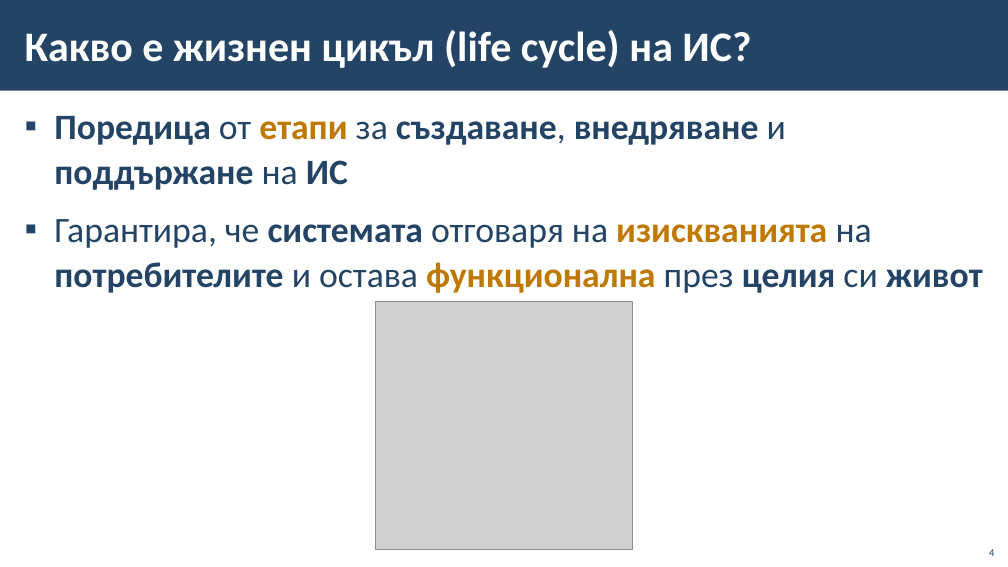
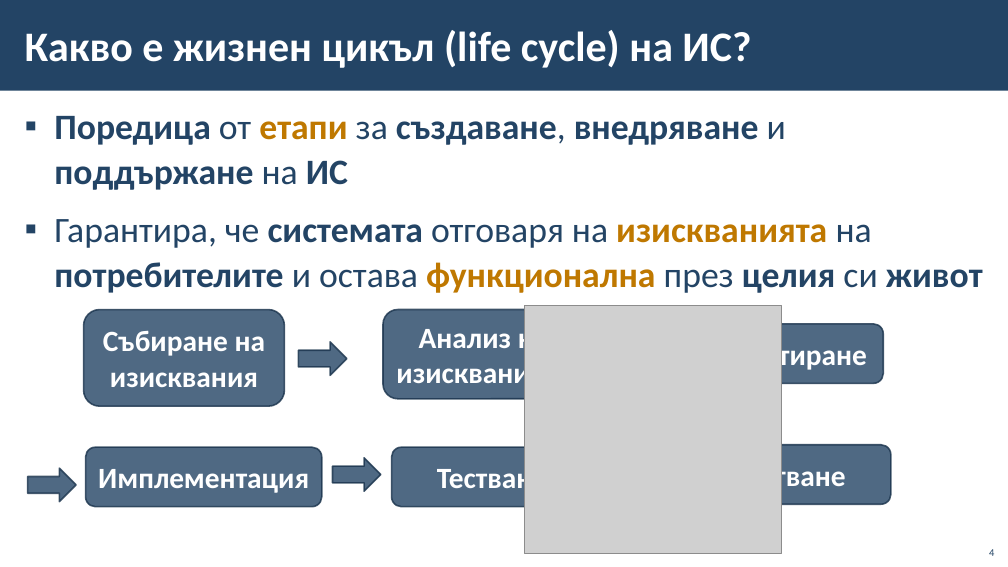
Before and after one commit to BG-IT-Edu/School-Programming, a slide deck: slide 4 of Courses/Software-Sciences/Module-4-Information-Systems-New/09-Life-cycle-of-Information-System/09-Life-cycle-of-Information-System.pptx. Drawn at 1008x567 pixels with LibreOffice and Linux fonts; fonts in the diff are those of the drawing; grey boxes stand for pictures; background and template pictures are left out. Boxes give left, top, right and bottom in pixels: in the first picture for what was removed or moved away, otherwise in the second. Text is boxed around its words. In the diff, an @@ line names an element or a change of style, - is before the commit and + after.

```diff
--- a/Courses/Software-Sciences/Module-4-Information-Systems-New/09-Life-cycle-of-Information-System/09-Life-cycle-of-Information-System.pptx
+++ b/Courses/Software-Sciences/Module-4-Information-Systems-New/09-Life-cycle-of-Information-System/09-Life-cycle-of-Information-System.pptx
@@ rounded rectangle added at (x1=84, y1=309, x2=285, y2=406), fill #234465 at 80% opacity, outline #1A334C 1.5 pt, 28 pt, text #FFFFFF, bold @@
+Събиране на изисквания
@@ rounded rectangle added at (x1=383, y1=309, x2=585, y2=399), fill #234465 at 80% opacity, outline #1A334C 1.5 pt, 28 pt, text #FFFFFF, bold @@
+Анализ на изискванията
@@ picture moved from (x1=375, y1=302, x2=633, y2=550) to (x1=524, y1=306, x2=782, y2=554) @@
@@ rounded rectangle added at (x1=683, y1=324, x2=884, y2=383), fill #234465 at 80% opacity, outline #1A334C 1.5 pt, 28 pt, text #FFFFFF, bold @@
+Проектиране
@@ right arrow added at (x1=299, y1=342, x2=347, y2=375), fill #234465 at 80% opacity, outline #1A334C 1.5 pt @@
@@ rounded rectangle added at (x1=85, y1=448, x2=321, y2=507), fill #234465 at 80% opacity, outline #1A334C 1.5 pt, 28 pt, text #FFFFFF, bold @@
+Имплементация
@@ rounded rectangle added at (x1=392, y1=448, x2=593, y2=507), fill #234465 at 80% opacity, outline #1A334C 1.5 pt, 28 pt, text #FFFFFF, bold @@
+Тестване
@@ rounded rectangle added at (x1=690, y1=445, x2=892, y2=504), fill #234465 at 80% opacity, outline #1A334C 1.5 pt, 28 pt, text #FFFFFF, bold @@
+Тестване
@@ right arrow added at (x1=28, y1=468, x2=76, y2=501), fill #234465 at 80% opacity, outline #1A334C 1.5 pt @@
@@ right arrow added at (x1=333, y1=458, x2=381, y2=492), fill #234465 at 80% opacity, outline #1A334C 1.5 pt @@
```
Also in this commit, not shown: 5 other slides changed, 2 other files.
